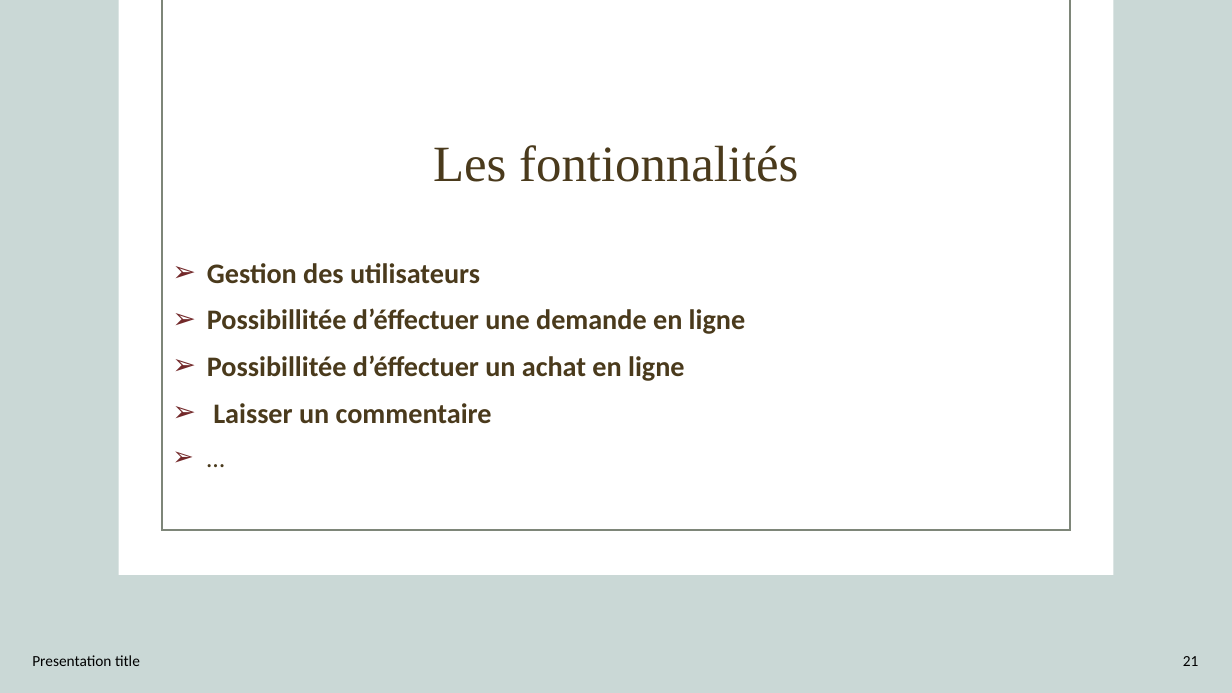
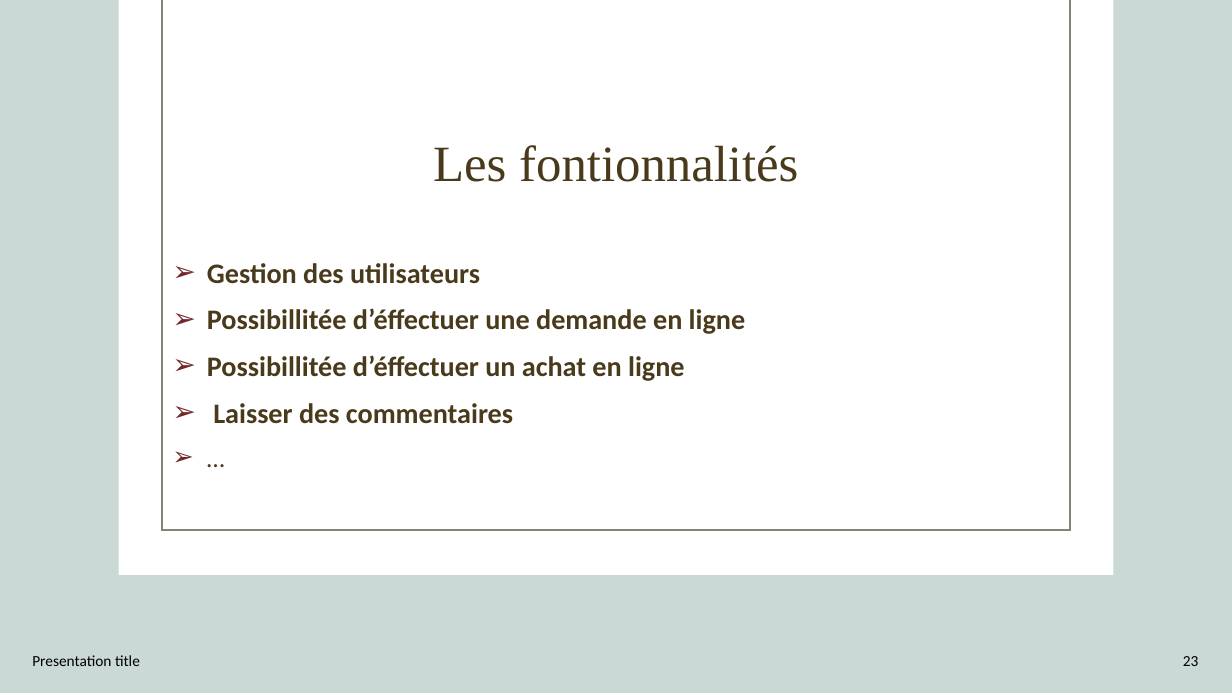
Before and after one commit to AbouSoulama/Projet_de_fin_de_formation_Aboubacar_Soulama, a slide deck: slide 23 of SOULAMA_Aboubacar_CONCEPTION PROJET DE FIN DE FORMATION.pptx (slide 21 before the commit). Drawn at 1232x693 pixels with LibreOffice and Linux fonts; fonts in the diff are those of the drawing; background and template pictures are left out. Boxes give left, top, right and bottom in pixels: in the first picture for what was removed or moved away, otherwise in the second. Text is boxed around its words. In the diff, an @@ line names an element or a change of style, - is before the commit and + after.

```diff
--- a/SOULAMA_Aboubacar_CONCEPTION PROJET DE FIN DE FORMATION.pptx
+++ b/SOULAMA_Aboubacar_CONCEPTION PROJET DE FIN DE FORMATION.pptx
@@ text at [213, 403, 513, 424]: text changed @@
-➢ Laisser un commentaire
+➢ Laisser des commentaires
@@ page number at [1183, 656, 1199, 666]: text changed @@
-21
+23
```
Also in this commit, not shown: 12 other slides changed, 2 slides added, 12 other files.
